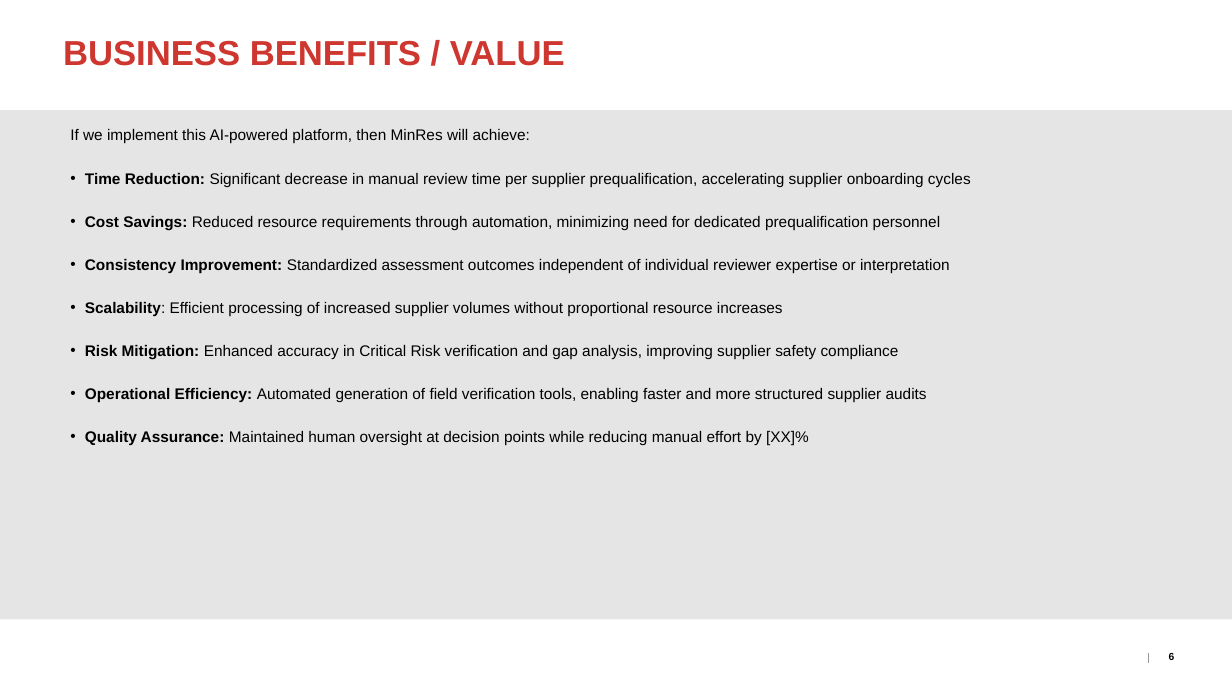
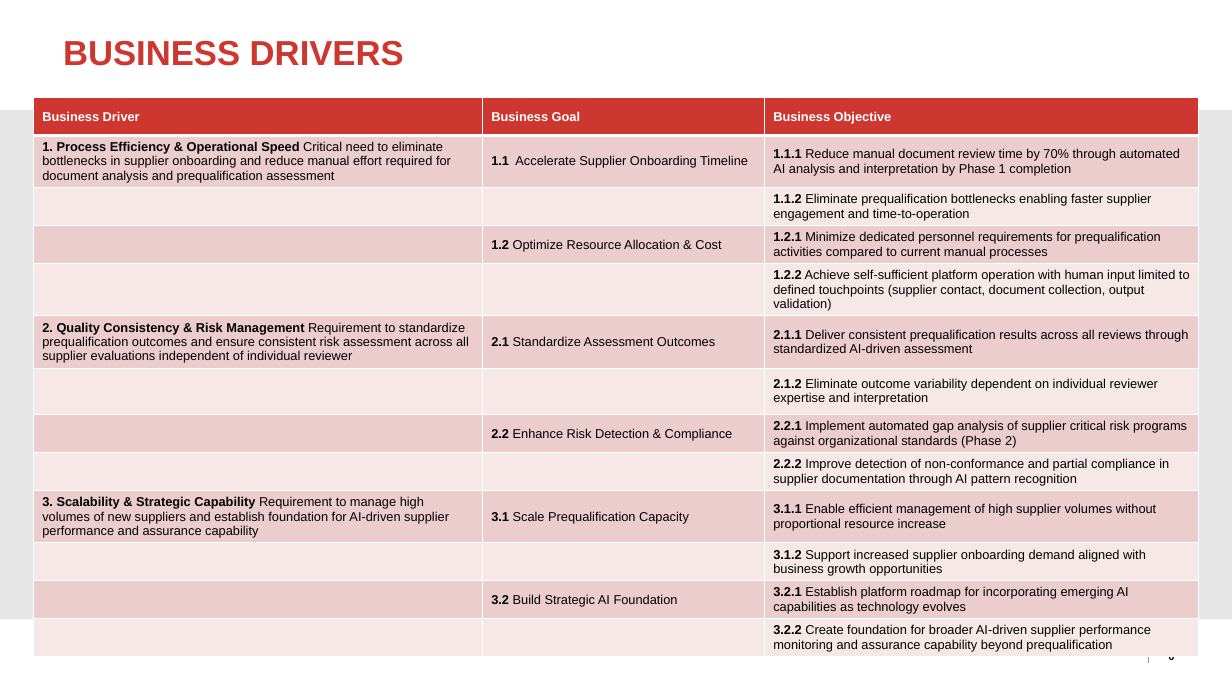
Before and after one commit to ChrisP-MRL/sponsor-brief-requirements-extractor, a slide deck: slide 6 of .claude/skills/code-review/templates/PRJ-Sponsor Brief.pptx. Drawn at 1232x693 pixels with LibreOffice and Linux fonts; fonts in the diff are those of the drawing; background and template pictures are left out. Boxes give left, top, right and bottom in pixels: in the first picture for what was removed or moved away, otherwise in the second. Text is boxed around its words. In the diff, an @@ line names an element or a change of style, - is before the commit and + after.

```diff
--- a/.claude/skills/code-review/templates/PRJ-Sponsor Brief.pptx
+++ b/.claude/skills/code-review/templates/PRJ-Sponsor Brief.pptx
@@ title at (63,41,404,66): text changed @@
-BUSINESS BENEFITS / VALUE
+BUSINESS DRIVERS
@@ table added at (33,98,1200,684), 13 rows, 3 columns @@
+Business Driver | Business Goal | Business Objective
+1. Process Efficiency & Operational Speed Critical need to eliminate bottlenecks in supplier onboarding and reduce manual effort required for document analysis and prequalification assessment | 1.1 Accelerate Supplier Onboarding Timeline | 1.1.1 Reduce manual document review time by 70% through automated AI analysis and interpretation by Phase 1 completion
+ |  | 1.1.2 Eliminate prequalification bottlenecks enabling faster supplier engagement and time-to-operation
+ | 1.2 Optimize Resource Allocation & Cost | 1.2.1 Minimize dedicated personnel requirements for prequalification activities compared to current manual processes
+ |  | 1.2.2 Achieve self-sufficient platform operation with human input limited to defined touchpoints (supplier contact, document collection, output validation)
+2. Quality Consistency & Risk Management Requirement to standardize prequalification outcomes and ensure consistent risk assessment across all supplier evaluations independent of individual reviewer | 2.1 Standardize Assessment Outcomes | 2.1.1 Deliver consistent prequalification results across all reviews through standardized AI-driven assessment
+ |  | 2.1.2 Eliminate outcome variability dependent on individual reviewer expertise and interpretation
+ | 2.2 Enhance Risk Detection & Compliance | 2.2.1 Implement automated gap analysis of supplier critical risk programs against organizational standards (Phase 2)
+ |  | 2.2.2 Improve detection of non-conformance and partial compliance in supplier documentation through AI pattern recognition
+3. Scalability & Strategic Capability Requirement to manage high volumes of new suppliers and establish foundation for AI-driven supplier performance and assurance capability | 3.1 Scale Prequalification Capacity | 3.1.1 Enable efficient management of high supplier volumes without proportional resource increase
+ |  | 3.1.2 Support increased supplier onboarding demand aligned with business growth opportunities
+ | 3.2 Build Strategic AI Foundation | 3.2.1 Establish platform roadmap for incorporating emerging AI capabilities as technology evolves
+ |  | 3.2.2 Create foundation for broader AI-driven supplier performance monitoring and assurance capability beyond prequalification
@@ text removed at (70,129,971,446) @@
-If we implement this AI-powered platform, then MinRes will achieve:
-• Time Reduction: Significant decrease in manual review time per supplier prequalification, accelerating supplier onboarding cycles
-• Cost Savings: Reduced resource requirements through automation, minimizing need for dedicated prequalification personnel
-• Consistency Improvement: Standardized assessment outcomes independent of individual reviewer expertise or interpretation
-• Scalability: Efficient processing of increased supplier volumes without proportional resource increases
-• Risk Mitigation: Enhanced accuracy in Critical Risk verification and gap analysis, improving supplier safety compliance
-• Operational Efficiency: Automated generation of field verification tools, enabling faster and more structured supplier audits
-• Quality Assurance: Maintained human oversight at decision points while reducing manual effort by [XX]%
```
Also in this commit, not shown: 8 other slides changed, 13 other files.
